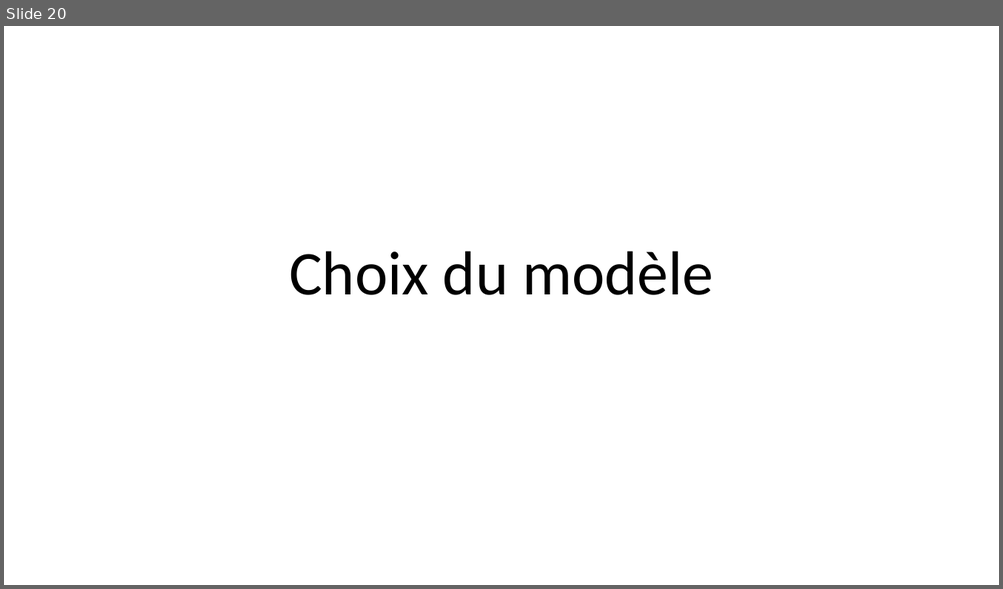
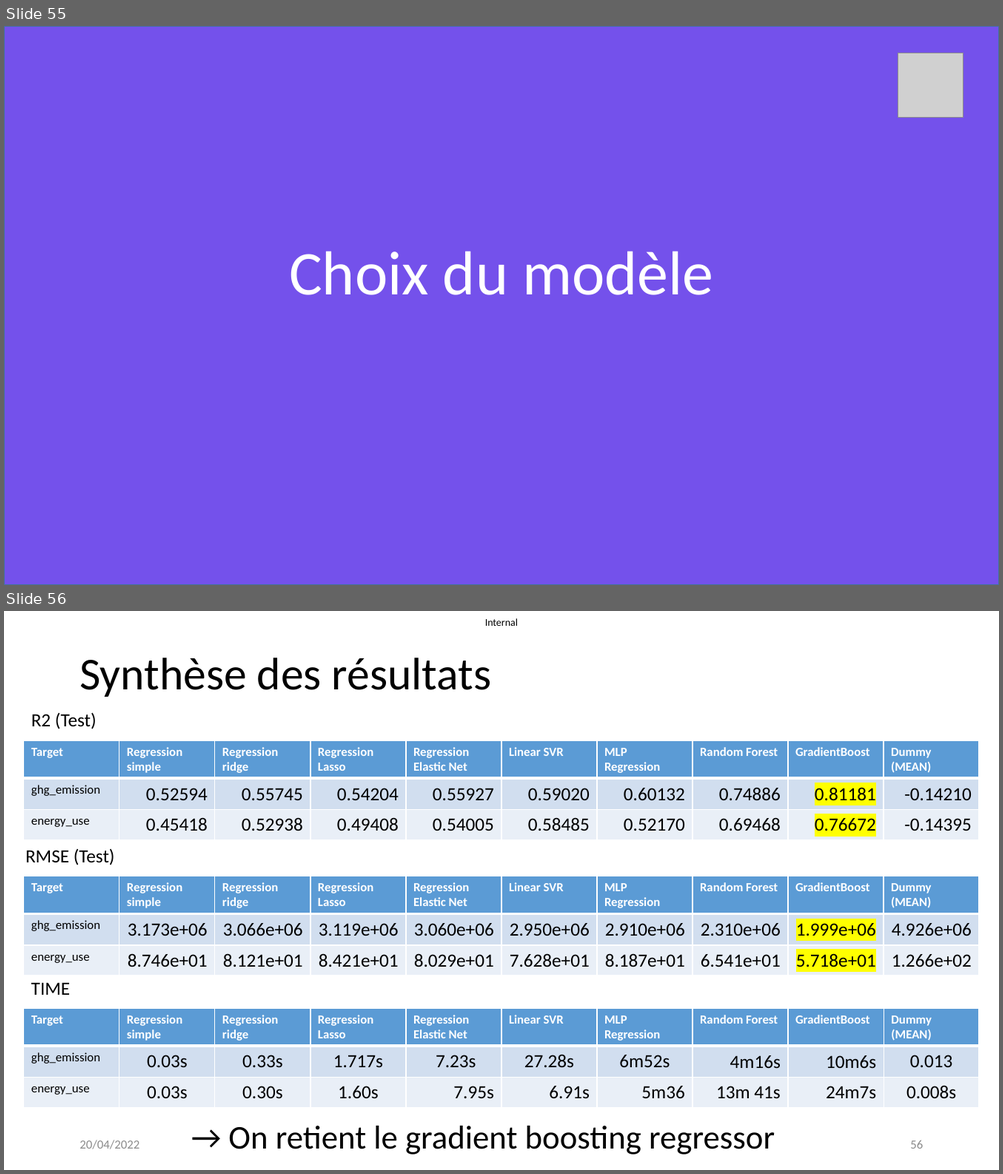
Before and after one commit to datanab/energy-consumption-prediction, a slide deck: Pélec_03_Presentation.pptx. Shown one above the other, each under a label of ours: slide 20 before the commit, slides 55 and 56 after it. The pictures are 1003x589 and 1003x1174 pixels, drawn with LibreOffice and Linux fonts; fonts in the diff are those of the drawing; grey boxes stand for pictures. Boxes give left, top, right and bottom in pixels: in the first picture for what was removed or moved away, otherwise in the second. Text is boxed around its words. In the diff, an @@ line names an element or a change of style, - is before the commit and + after.

```diff
--- a/Pélec_03_Presentation.pptx
+++ b/Pélec_03_Presentation.pptx
@@ slide 56 added at (4, 611, 999, 1170), background #FFFFFF @@
@@ text added at (485, 618, 518, 626), 10 pt, text #000000 @@
+Internal
@@ title added at (79, 658, 491, 697), 44 pt, text #000000 @@
+Synthèse des résultats
@@ text added at (31, 712, 96, 729), 18 pt, text #000000 @@
+R2 (Test)
@@ table added at (24, 741, 979, 840), 3 rows, 10 columns @@
+Target | Regression simple | Regression ridge | Regression Lasso | Regression Elastic Net | Linear SVR | MLP Regression | Random Forest | GradientBoost | Dummy (MEAN)
+ghg_emission | 0.52594 | 0.55745 | 0.54204 | 0.55927 | 0.59020 | 0.60132 | 0.74886 | 0.81181 | -0.14210
+energy_use | 0.45418 | 0.52938 | 0.49408 | 0.54005 | 0.58485 | 0.52170 | 0.69468 | 0.76672 | -0.14395
@@ text added at (25, 849, 115, 866), 18 pt, text #000000 @@
+RMSE (Test)
@@ table added at (24, 877, 979, 975), 3 rows, 10 columns @@
+Target | Regression simple | Regression ridge | Regression Lasso | Regression Elastic Net | Linear SVR | MLP Regression | Random Forest | GradientBoost | Dummy (MEAN)
+ghg_emission | 3.173e+06 | 3.066e+06 | 3.119e+06 | 3.060e+06 | 2.950e+06 | 2.910e+06 | 2.310e+06 | 1.999e+06 | 4.926e+06
+energy_use | 8.746e+01 | 8.121e+01 | 8.421e+01 | 8.029e+01 | 7.628e+01 | 8.187e+01 | 6.541e+01 | 5.718e+01 | 1.266e+02
@@ text added at (31, 982, 70, 995), 18 pt, text #000000 @@
+TIME
@@ table added at (24, 1008, 979, 1107), 3 rows, 10 columns @@
+Target | Regression simple | Regression ridge | Regression Lasso | Regression Elastic Net | Linear SVR | MLP Regression | Random Forest | GradientBoost | Dummy (MEAN)
+ghg_emission | 0.03s | 0.33s | 1.717s | 7.23s | 27.28s | 6m52s | 4m16s | 10m6s | 0.013
+energy_use | 0.03s | 0.30s | 1.60s | 7.95s | 6.91s | 5m36 | 13m 41s | 24m7s | 0.008s
@@ text added at (79, 1140, 139, 1150), 12 pt, text #8C8C8C @@
+20/04/2022
@@ text added at (228, 1126, 774, 1155), 32 pt, text #000000 @@
+→ On retient le gradient boosting regressor
@@ page number added at (910, 1141, 922, 1149), 12 pt, text #8C8C8C @@
+56
@@ what was slide 20 is now slide 55 @@
@@ slide 55 changed as well @@
@@ rectangle added at (4, 26, 999, 585), fill #7451EB, outline #43739E 1 pt @@
@@ picture added at (898, 53, 963, 118) @@
@@ title "Choix du modèle" at (289, 251, 713, 295): text colour #000000 to #FFFFFF @@
```
Also in this commit, not shown: 12 other slides changed, 47 other slides added, 13 slides removed, 2 other files.
